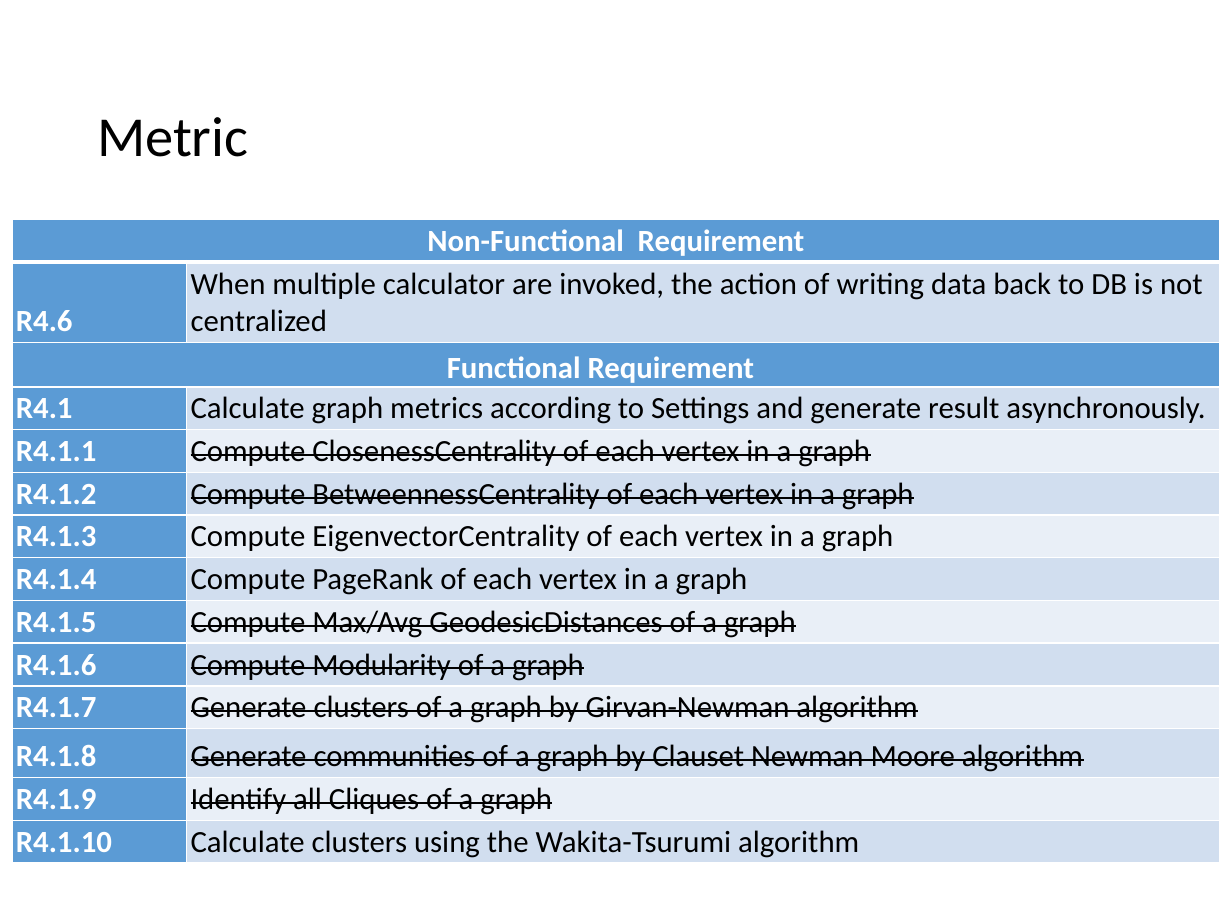
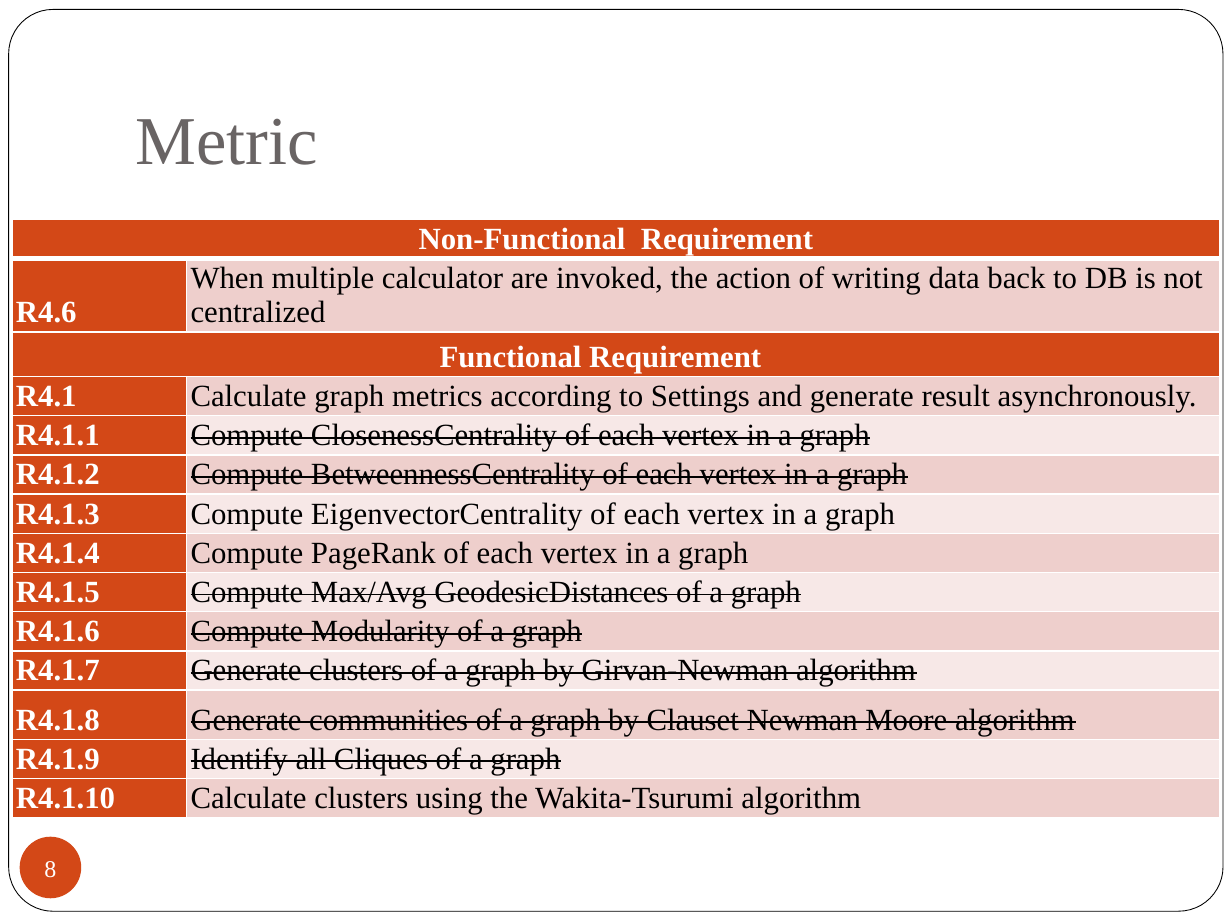
Before and after one commit to 2014-sed-team3/term-project, a slide deck: slide 8 of project/report/report.pptx. Drawn at 1232x924 pixels with LibreOffice and Linux fonts; fonts in the diff are those of the drawing. Boxes give left, top, right and bottom in pixels: in the first picture for what was removed or moved away, otherwise in the second. Text is boxed around its words. In the diff, an @@ line names an element or a change of style, - is before the commit and + after.

```diff
--- a/project/report/report.pptx
+++ b/project/report/report.pptx
@@ rounded rectangle added at (9, 10, 1223, 912), fill #FFFFFF, outline #000000 0.5 pt @@
@@ title "Metric": place and size @@
-title "Metric" at (97, 117, 248, 157)
+title "Metric" at (135, 118, 317, 165)
@@ title "Metric" at (135, 118, 317, 165): size 33 to 40 pt, font Calibri to Times New Roman, text colour #000000 to #696464; line spacing 0.9 to 1; vertical alignment middle to bottom @@
@@ table at (12, 219, 1221, 848) @@
@@ fill #5B9BD5 to #D34817 in 14 cells @@
@@ fill #D2DEEF to #EFCFCC in 7 cells @@
@@ fill #EAEFF7 to #F7E9E8 in 5 cells @@
@@ font Calibri to Times New Roman @@
@@ page number added at (20, 837, 81, 898), fill #D34817, 14 pt, text #FFFFFF @@
+8
```
Also in this commit, not shown: 46 other slides changed.
